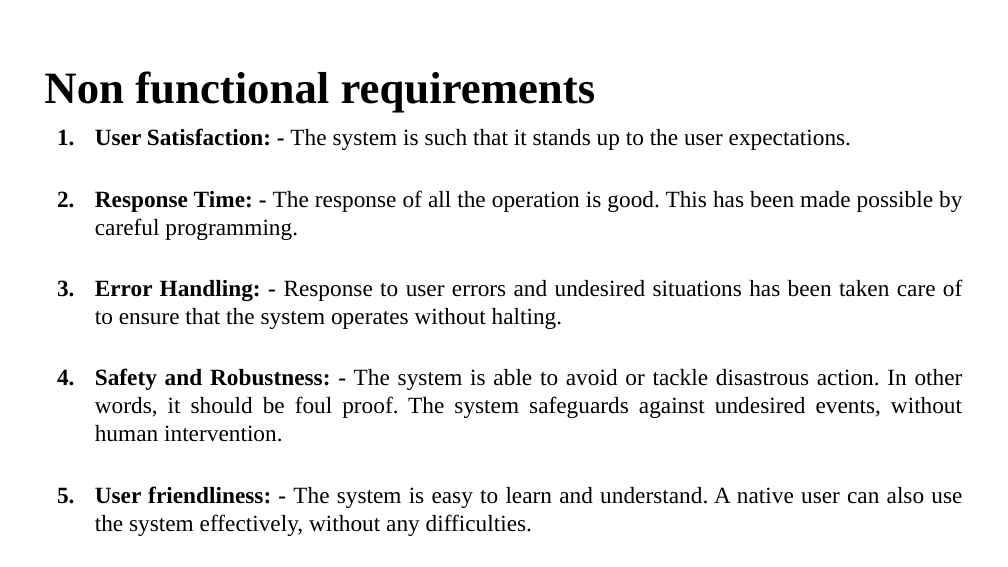
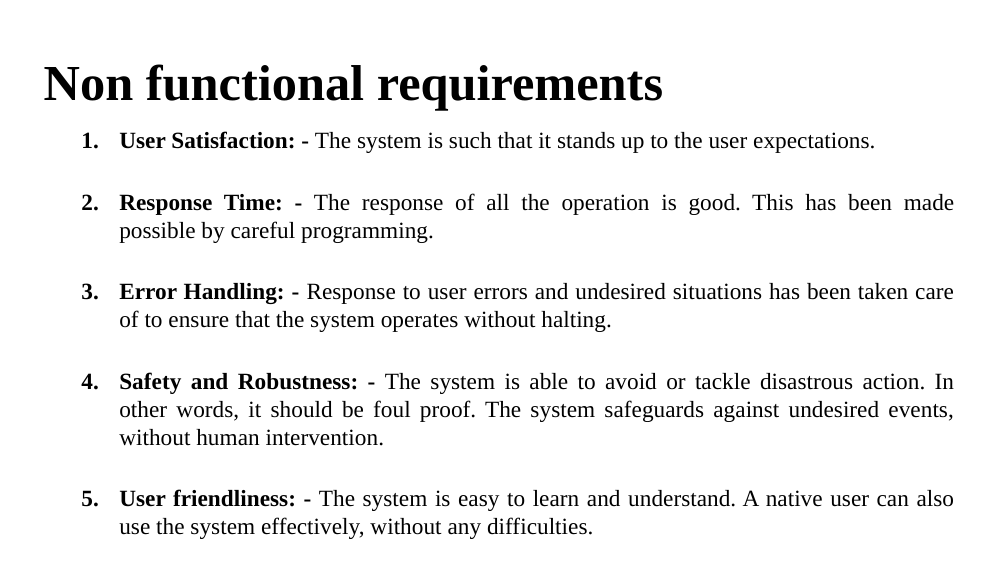
Before and after one commit to imakathuria/Examination-System-PPT, a slide deck: slide 11 of Git_Major.pptx. Drawn at 1008x567 pixels with LibreOffice and Linux fonts; fonts in the diff are those of the drawing. Boxes give left, top, right and bottom in pixels: in the first picture for what was removed or moved away, otherwise in the second. Text is boxed around its words. In the diff, an @@ line names an element or a change of style, - is before the commit and + after.

```diff
--- a/Git_Major.pptx
+++ b/Git_Major.pptx
@@ title "Non functional requirements": place and size @@
-title "Non functional requirements" at box(44, 71, 596, 113)
+title "Non functional requirements" at box(44, 64, 663, 110)
@@ title "Non functional requirements" at box(44, 64, 663, 110): size 32 to 36 pt @@
@@ text "User Satisfaction: - The system ..." rewrapped from box(95, 128, 963, 536) to box(119, 131, 954, 539) @@
```
Also in this commit, not shown: 14 other slides changed, 1 slide added, 1 slide removed.
